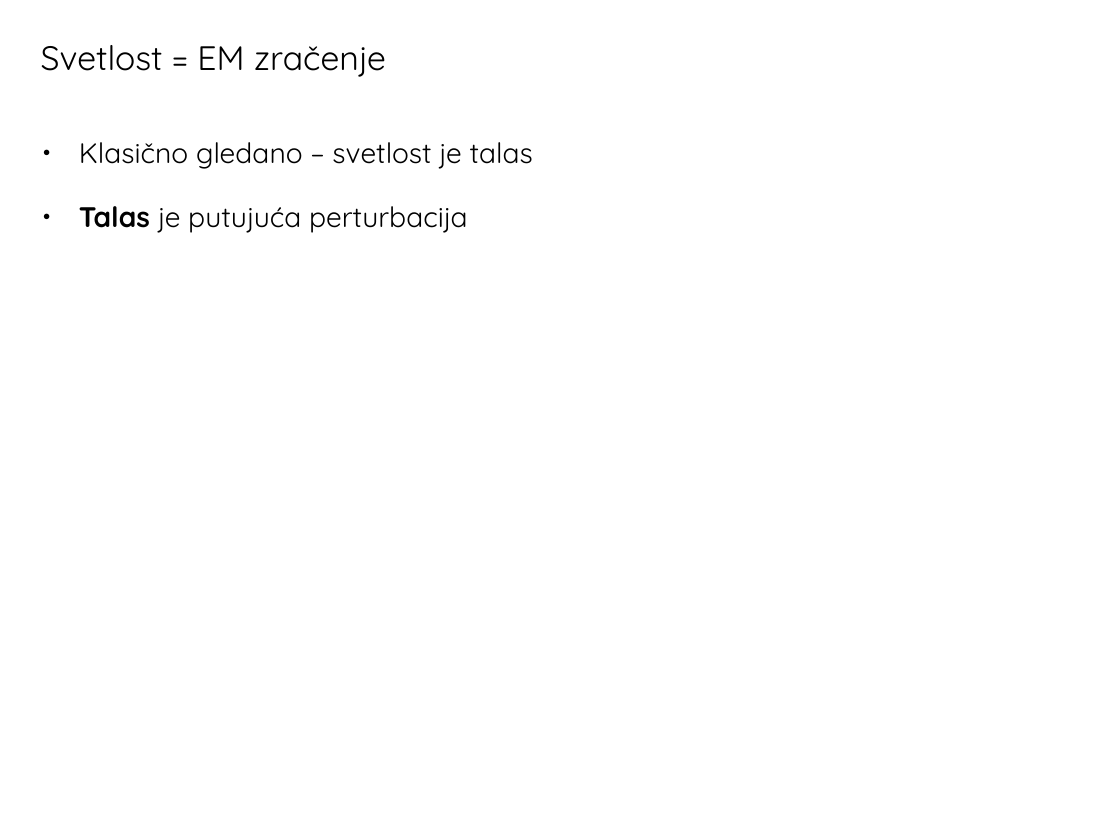
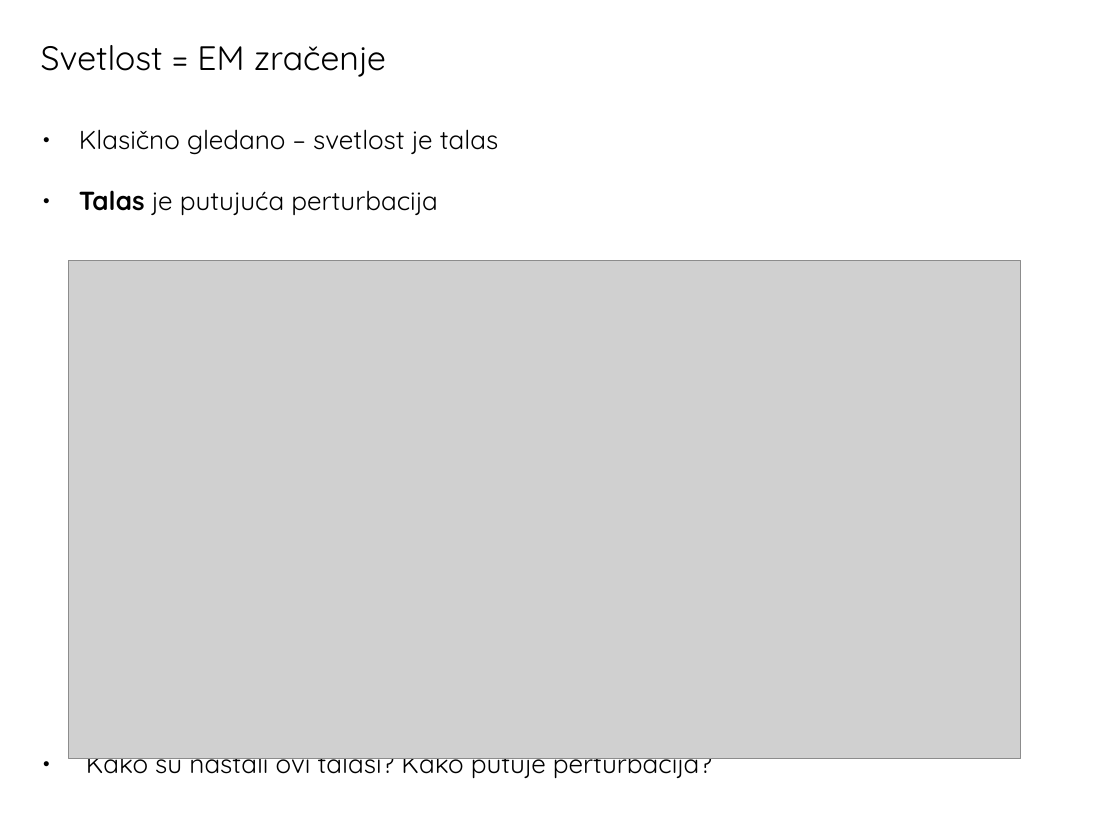
Before and after one commit to ivanzmilic/OPA22, a slide deck: slide 5 of Predavanje_06_EM_zracenje.odp. Drawn at 1120x840 pixels with LibreOffice and Linux fonts; fonts in the diff are those of the drawing; grey boxes stand for pictures. Boxes give left, top, right and bottom in pixels: in the first picture for what was removed or moved away, otherwise in the second. Text is boxed around its words. In the diff, an @@ line names an element or a change of style, - is before the commit and + after.

```diff
--- a/Predavanje_06_EM_zracenje.odp
+++ b/Predavanje_06_EM_zracenje.odp
@@ text "Klasično gledano – svetlost je ...": place and size @@
-text "Klasično gledano – svetlost je ..." at bbox=[79, 142, 533, 233]
+text "Klasično gledano – svetlost je ..." at bbox=[79, 129, 712, 781]
@@ text at bbox=[79, 129, 499, 215]: size 20 to 18.5 pt in "Klasično gledano – svetlost je talas", "Talas je putujuća perturbacija" @@
@@ picture added at bbox=[69, 260, 1021, 759] @@
@@ text at bbox=[86, 758, 712, 781]: paragraph added @@
+● Kako su nastali ovi talasi? Kako putuje perturbacija?
```
Also in this commit, not shown: 5 slides added.
